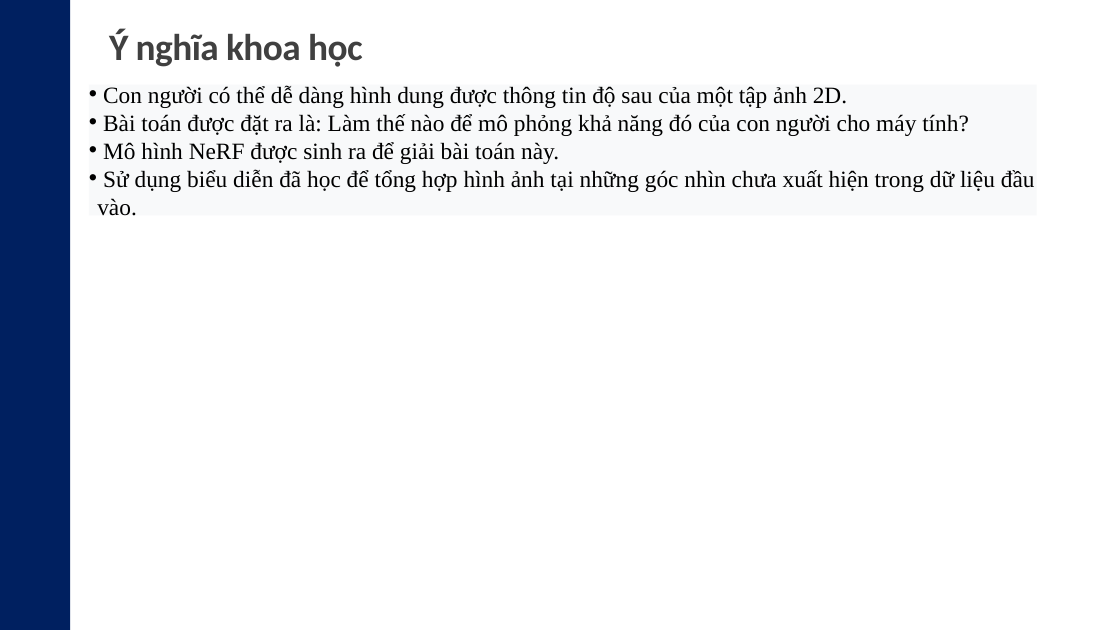
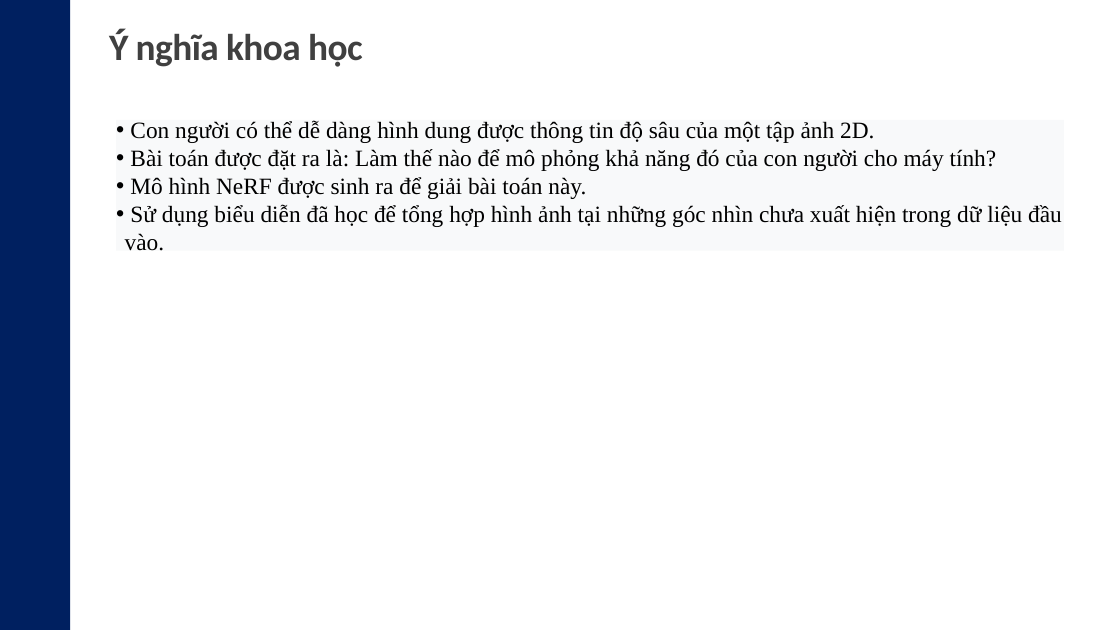
Before and after one commit to Justinbiahoi-coding/DHMT, a slide deck: slide 4 of Doan/07-Slide/slide.pptx. Drawn at 1120x630 pixels with LibreOffice and Linux fonts; fonts in the diff are those of the drawing. Boxes give left, top, right and bottom in pixels: in the first picture for what was removed or moved away, otherwise in the second. Text is boxed around its words. In the diff, an @@ line names an element or a change of style, - is before the commit and + after.

Commit message:
Cập nhật báo cáo hoàn chỉnh, hình thực nghiệm, mã nguồn và slide

```diff
--- a/Doan/07-Slide/slide.pptx
+++ b/Doan/07-Slide/slide.pptx
@@ text "Con người có thể dễ ...": place and size @@
-text "Con người có thể dễ ..." at bbox=[89, 81, 1037, 219]
+text "Con người có thể dễ ..." at bbox=[116, 116, 1064, 255]
@@ text at bbox=[130, 120, 874, 143]: text changed @@
-• Con người có thể dễ dàng hình dung được thông tin độ sau của một tập ảnh 2D.
+• Con người có thể dễ dàng hình dung được thông tin độ sâu của một tập ảnh 2D.
```
Also in this commit, not shown: 6 other slides changed, 19 other files.
